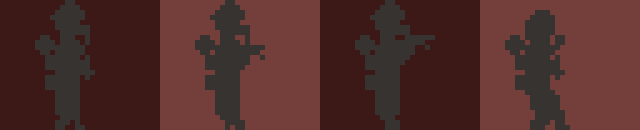
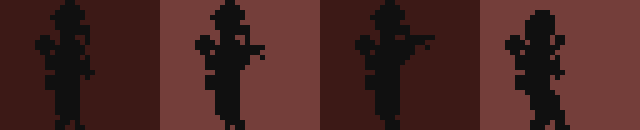
Comparing the layer stacks of the two (640, 130) images. Changes:
painted on "Layer" over [35, 0, 570, 130]
